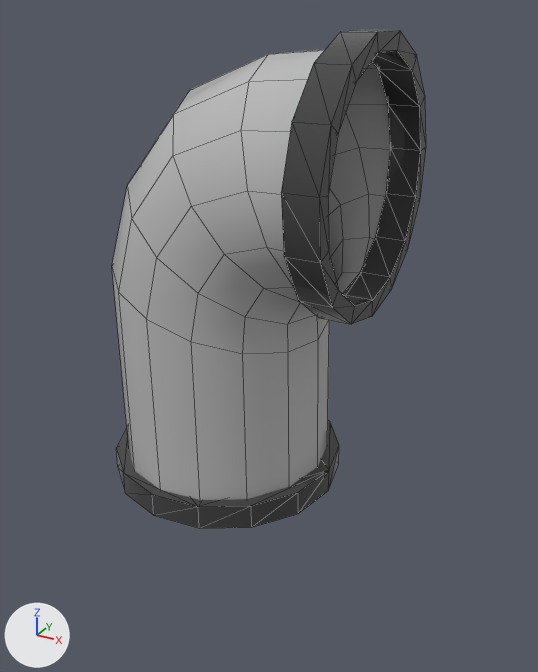
The FBX model Assets/CrowdMatch/Models/PipeB.fbx, before and after one commit.
Both versions are drawn from a 50 mm camera at (0.71, -1.179, 0.615) aimed at (0.046, 0.03, 0.011). The axes (+X, +Y, +Z) are drawn at lower left. The lights are the same throughout. The first picture is the older version. Mesh edges are drawn as thin lines. Where no turn or scale is listed for an object, it has been applied to the vertices.

In view in the first picture: 'Pipe01', 'Pipe02'.
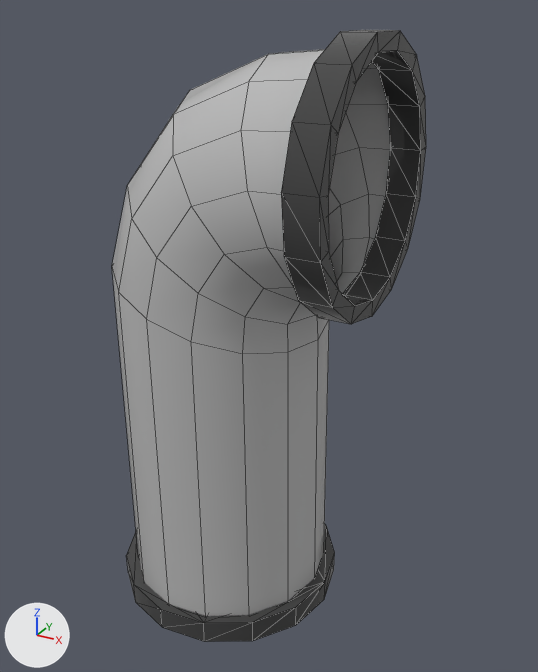
The change, as a list of edits to the scene's bpy script:
```text
Change me_mesh_001:
    used by ob_pipe02; location = (0.0, 0.0, 0.292)
    remove me_mesh_001.from_pydata(...)  # 90 vertices, 163 faces; spans x -0.273..0.273, y -0.239..0.239, z -0.584..0.292
    add me_mesh_001.from_pydata(...)  # 90 vertices, 163 faces; spans x -0.273..0.273, y -0.239..0.239, z -0.872..0.292
    me_mesh_001 part 2: the loose piece of 30 vertices spanning x -0.273..0.201, y -0.239..0.239, z -0.584..-0.534 is moved by (0.0, 0.0, -0.288)
Change me_mesh_002:
    used by ob_pipe01; location = (0.005, 0.0, 0.279)
    remove me_mesh_002.from_pydata(...)  # 90 vertices, 75 faces; spans x -0.251..0.251, y -0.219..0.219, z -0.571..0.279
    add me_mesh_002.from_pydata(...)  # 90 vertices, 75 faces; spans x -0.251..0.251, y -0.219..0.219, z -0.814..0.279
    me_mesh_002 part 1: all 15 vertices in x -0.25..0.171, y -0.219..0.219, z -0.571 are moved by (0.0, 0.0, -0.243)
```

Changed parts and their boxes (x1, y1, x2, y2) in the pictures (538 x 672 px; the box of a moved part takes in the faces that stretch with it):
'Pipe01', reshaped (26% taller)
    before: (112, 49, 391, 500)
    after: (112, 49, 391, 616)
'Pipe02', reshaped (23% taller)
    before: (116, 30, 426, 528)
    after: (126, 30, 426, 642)
part 1 of me_mesh_002, moved or reshaped
    before: (112, 269, 329, 500)
    after: (112, 269, 329, 616)
part 2 of me_mesh_001, moved or reshaped
    before: (116, 421, 339, 528)
    after: (126, 525, 335, 642)
